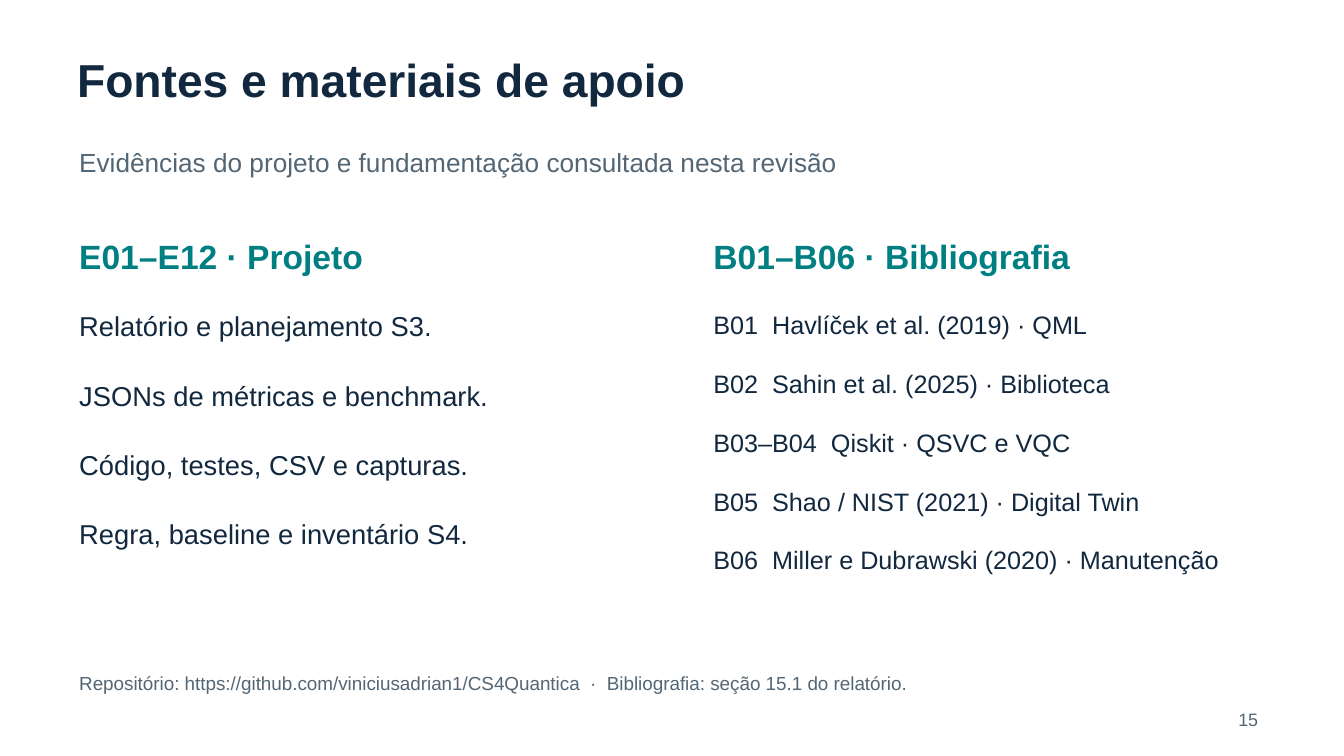
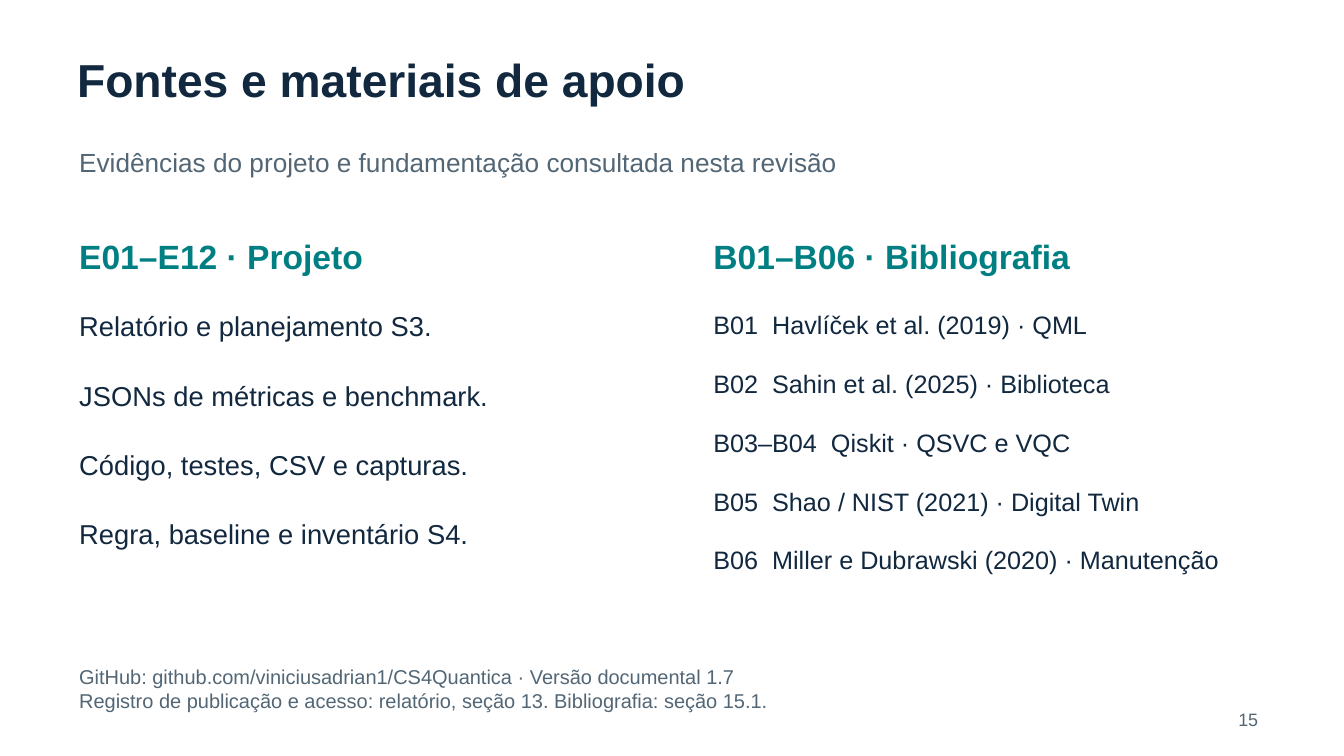
Before and after one commit to viniciusadrian1/CS4Quantica, a slide deck: slide 15 of docs/sprint4/entrega/Apresentacao_Final_FORZY_Sprint4.pptx. Drawn at 1344x756 pixels with LibreOffice and Linux fonts; fonts in the diff are those of the drawing. Boxes give left, top, right and bottom in pixels: in the first picture for what was removed or moved away, otherwise in the second. Text is boxed around its words. In the diff, an @@ line names an element or a change of style, - is before the commit and + after.

Commit message:
Revisa fechamento documental e apresentação da Sprint 4

```diff
--- a/docs/sprint4/entrega/Apresentacao_Final_FORZY_Sprint4.pptx
+++ b/docs/sprint4/entrega/Apresentacao_Final_FORZY_Sprint4.pptx
@@ text at box(79, 669, 767, 712): text changed; size 13.5 to 14.2 pt @@
-Repositório: https://github.com/viniciusadrian1/CS4Quantica · Bibliografia: seção 15.1 do relatório.
+GitHub: github.com/viniciusadrian1/CS4Quantica · Versão documental 1.7
+Registro de publicação e acesso: relatório, seção 13. Bibliografia: seção 15.1.
```
Also in this commit, not shown: 7 other slides changed, 12 other files.
